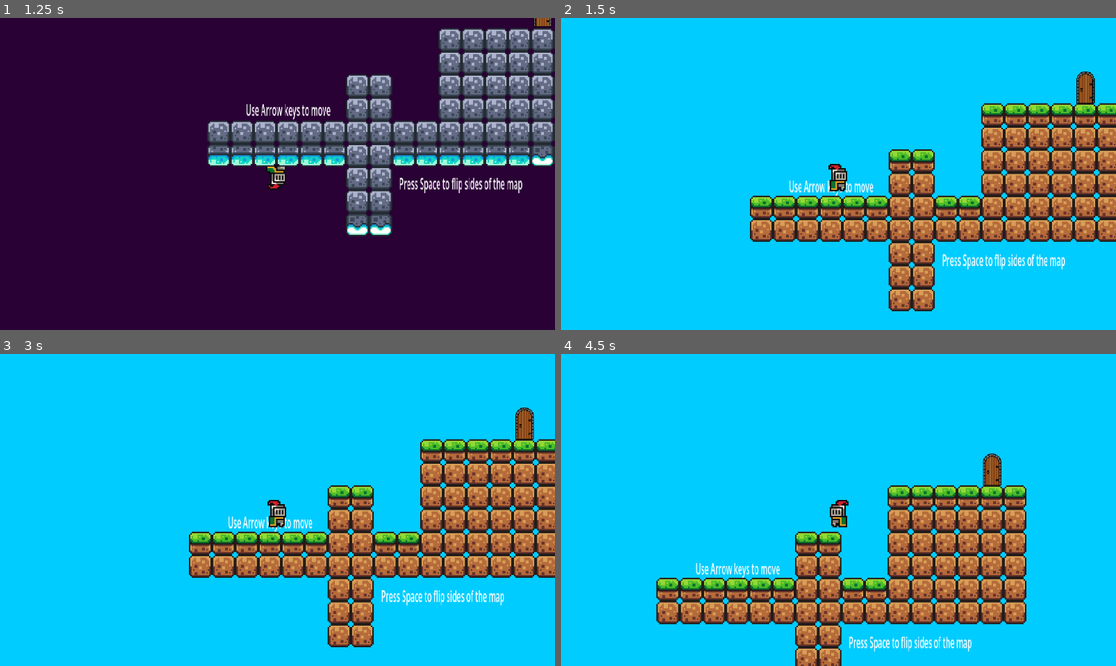
Above: before the commit, frames 1-4 (two rows, left to right).
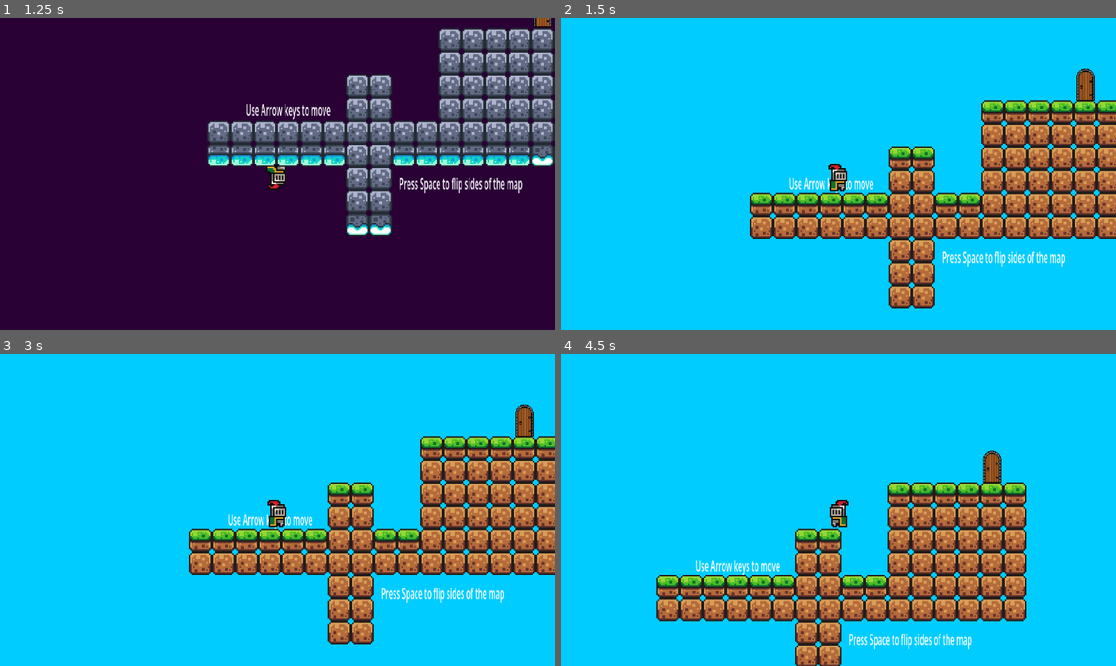
Above: after the commit, the same moments.

Repository: jasjakub1/Flipside
Game: Godot game, scene res://Scenes/Scene 1.tscn
The game is run twice, just before and just after one commit, with the same random seed, the same clock (stepped at 60 frames per second) and the same inputs.
Inputs:
- Up to frame 1 (1.25 s): tap Space (flip) at 0.5, 0.6 s; hold Right (right) from 0.53 s (still down); tap Up (up) at 0.77 s
- Up to frame 2 (1.5 s): keep holding Right (right); tap Space (flip) at 1.25, 1.35 s
- Up to frame 3 (3 s): tap Up (up) at 1.52 s; tap Space (flip) at 2, 2.1, 2.75, 2.85 s; release Right (right) at 2.03 s; hold Left (left) 2.03-2.78 s; hold Right (right) from 2.78 s (still down)
- Up to frame 4 (4.5 s): tap Up (up) at 3.02, 3.77 s; tap Space (flip) at 3.5, 3.6, 4.25, 4.35 s; release Right (right) at 4.28 s; hold Left (left) from 4.28 s (still down)

Frame 1 is identical in both runs. In frame 2, 14% of the frame differs, in the area x 34-100%, y 16-94%; in frame 3, 14%; in frame 4, 14%.

Commit message:
fixed a bug where you could float by hitting your  head while flipped

Diff:
--- a/Scripts/playerMovement.gd
+++ b/Scripts/playerMovement.gd
@@ -14,7 +14,7 @@
 func _physics_process(delta: float) -> void:
 	# Add the gravity.
 	if game_manager.flipped:
-		if not is_on_floor():
+		if not is_on_ceiling():
 			velocity -= get_gravity() * delta
 	else:
 		if not is_on_floor():
--- a/Scripts/scene_loader.gd
+++ b/Scripts/scene_loader.gd
@@ -1,6 +1,6 @@
 extends Node
 
-var scenes = ["res://Scenes/Scene 1.tscn", "res://Scenes/Scene 2.tscn"]
+var scenes = ["res://Scenes/Scene 1.tscn", "res://Scenes/Scene 2.tscn", "res://Scenes/Scene 3.tscn", "res://Scenes/Scene 4.tscn", "res://Scenes/Scene 5.tscn"]
 var i = 0
 
 func nextScene():
